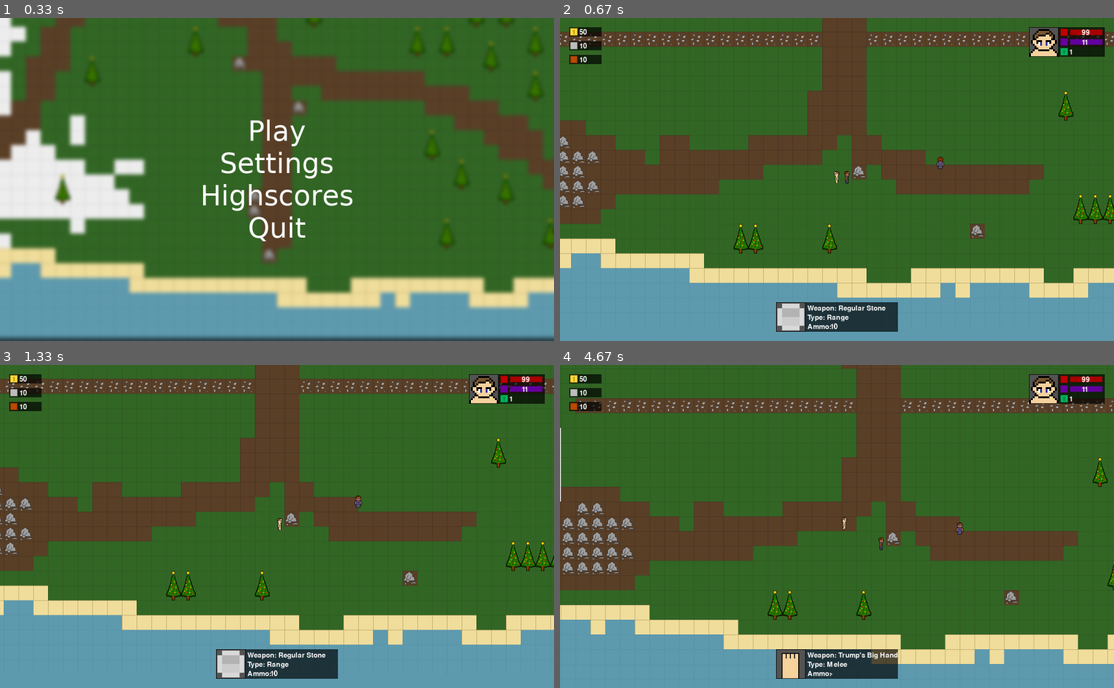
Above: before the commit, frames 1-4 (two rows, left to right).
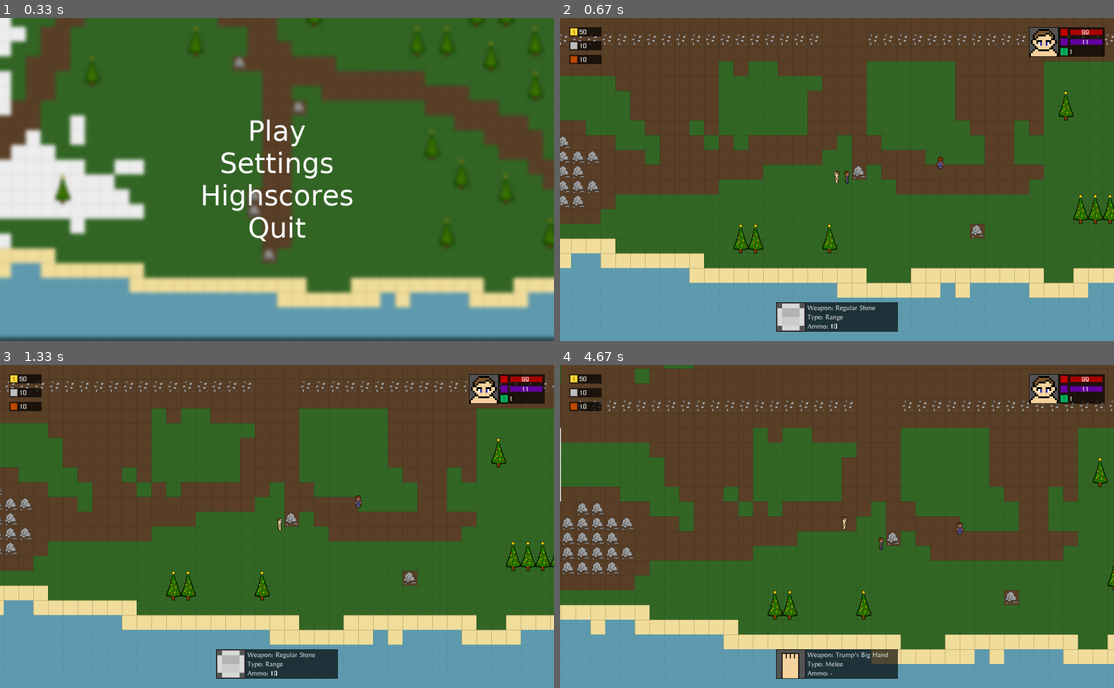
Above: after the commit, the same moments.

Repository: justvulpes/pygame
Game: pygame game, started from Main.py
Same seed, same stepped clock (60 frames per second), same inputs: the game is played once before the commit and once after it.
Inputs (mouse positions are in pixels of both pictures, inside the frame that each line leads up to):
- Up to frame 1 (0.33 s): no input
- Up to frame 2 (0.67 s): click "Play" at 0.38 s
- Up to frame 3 (1.33 s): click (144, 529) at 0.72 s; hold D from 1 s (still down); move the mouse to (332, 597) at 1.03 s
- Up to frame 4 (4.67 s): release D at 1.47 s; right-click (1041, 639) at 1.55 s; hold W 1.83-2.13 s; click (903, 555) at 1.92 s; hold D 2.17-2.63 s; click (848, 416) at 2.25 s; hold A 2.67-3.2 s; click (637, 516) at 2.75 s; hold S 3.23-3.53 s; click (837, 565) at 3.32 s; hold A 3.57-3.97 s; click (1047, 646) at 3.65 s; hold W 4-4.37 s; click (759, 458) at 4.08 s; hold D from 4.4 s (still down); click (981, 497) at 4.48 s

Frame 1 is identical in both runs. In frame 2, 16% of the frame differs, in the area x 0-100%, y 0-97%; in frame 3, 16%; in frame 4, 21%.

Commit message:
fonts fixed

Diff:
--- a/World.py
+++ b/World.py
@@ -147,4 +147,7 @@
         World.tiles_hash[y][x] = tiles.Tile.Tile(game_graphics.Sprite.snow, slow=True)
         return
 
+    if color == 0:
+        World.tiles_hash[y][x] = tiles.Tile.Tile(game_graphics.Sprite.marking_table, slow=True)
+
     World.tiles_hash[y][x] = tiles.Tile.Tile(game_graphics.Sprite.grass)
--- a/game_graphics/Sprite.py
+++ b/game_graphics/Sprite.py
@@ -21,6 +21,8 @@
 snow = Sprite(32, 32, "game_graphics\\res\\tiles\\snow.png")
 
 dirt_for_building = Sprite(32, 32, "game_graphics\\res\\tiles\\dirt_for_building.png")
+
+marking_table = Sprite(32, 32, "game_graphics\\res\\tiles\\mark_table.png")
 ###
 
 # Projectiles
--- a/game_graphics/UI/Player_Info_Bar.py
+++ b/game_graphics/UI/Player_Info_Bar.py
@@ -1,12 +1,11 @@
 import pygame
-import game_graphics.UI.UI
 import Main
 import game_graphics.Sprite
 
 
 class PlayerInfoBar:
     def __init__(self):
-        self.font = pygame.font.SysFont(game_graphics.UI.UI.UI.user_interface_font, game_graphics.UI.UI.UI.user_interface_font_size)
+        self.font = pygame.font.Font("game_graphics\\font.ttf", 22)
 
         self.background = pygame.Surface((100, 64), pygame.SRCALPHA)
         self.background.fill((0, 0, 0, 170))
--- a/game_graphics/UI/Resource_Bar.py
+++ b/game_graphics/UI/Resource_Bar.py
@@ -1,12 +1,11 @@
 import pygame
 import game_graphics.Sprite
 import Main
-import game_graphics.UI.UI
 
 
 class ResourceBar:
     def __init__(self):
-        self.font = pygame.font.SysFont(game_graphics.UI.UI.UI.user_interface_font, game_graphics.UI.UI.UI.user_interface_font_size)
+        self.font = pygame.font.Font("game_graphics\\font.ttf", 22)
         self.background = pygame.Surface((70, 20), pygame.SRCALPHA)
         self.background.fill((0, 0, 0, 170))
 
--- a/game_graphics/UI/UI.py
+++ b/game_graphics/UI/UI.py
@@ -6,9 +6,6 @@
 
 
 class UI:
-
-    user_interface_font = "IrisUPC"
-    user_interface_font_size = 22
 
     def __init__(self):
         self.state = "Game_state"
--- a/game_graphics/UI/Weapon_Info.py
+++ b/game_graphics/UI/Weapon_Info.py
@@ -1,12 +1,11 @@
 import Main
 import pygame
-import game_graphics.UI.UI
 import game_graphics.Sprite
 
 
 class WeaponInfo:
     def __init__(self):
-        self.font = pygame.font.SysFont(game_graphics.UI.UI.UI.user_interface_font, game_graphics.UI.UI.UI.user_interface_font_size)
+        self.font = pygame.font.Font("game_graphics\\font.ttf", 22)
 
         self.background = pygame.Surface((200, 64), pygame.SRCALPHA)
         self.background.fill((0, 0, 0, 170))
--- a/objects/building/Building.py
+++ b/objects/building/Building.py
@@ -13,9 +13,6 @@
     def build(self):
         self.constructed = True
 
-    def level_up(self):
-        pass
-
     def render(self, display):
         pass
 
--- /dev/null
+++ b/objects/building/Tower.py
@@ -0,0 +1,96 @@
+import objects.building.Building
+import pygame
+import World
+import Main
+import game_graphics.Sprite
+import KeyListener
+
+upgrade_cost = {0: {"coins": 95, "stone": 95, "wood": 95}, 1: {"coins": 90, "stone": 90, "wood": 90}, 2: {"coins": 60, "stone": 60, "wood": 60}, 3: {"coins": 50, "stone": 40, "wood": 80}}
+background = pygame.Surface((64, 96), pygame.SRCALPHA)
+background.fill((0, 0, 0, 170))
+
+
+class Tower(objects.building.Building.Building):
+    def __init__(self, x, y):
+        super().__init__(x, y, max_hp=100)
+        self.font = pygame.font.Font("game_graphics\\font.ttf", 22)
+
+        self.font_color = (255, 255, 255)
+        self.font_not_enough_color = (200, 20, 20)
+
+        self.lvl = 0
+        self.max_hp = 10
+
+        self.coin_price_count = upgrade_cost[self.lvl]["coins"]
+        self.stone_price_count = upgrade_cost[self.lvl]["stone"]
+        self.wood_price_count = upgrade_cost[self.lvl]["wood"]
+
+        self.coin_enough = False
+        self.stone_enough = False
+        self.wood_enough = False
+
+        self.tower_text = self.font.render("Tower", 1, self.font_color)
+
+        self.coin_price_text = self.font.render(str(self.coin_price_count), 1, self.font_color if self.coin_enough else self.font_not_enough_color)
+        self.stone_price_text = self.font.render(str(self.stone_price_count), 1, self.font_color if self.stone_enough else self.font_not_enough_color)
+        self.wood_price_text = self.font.render(str(self.wood_price_count), 1, self.font_color if self.wood_enough else self.font_not_enough_color)
+
+    def destroy(self):
+        self.constructed = False
+
+    def build(self):
+        self.constructed = True
+
+    def render(self, display):
+        display.canvas.blit(background, ((self.x << 5) - World.World.camera_x - 16, (self.y << 5) - World.World.camera_y - 112))
+
+        display.canvas.blit(self.tower_text, ((self.x << 5) - World.World.camera_x + 1, (self.y << 5) - World.World.camera_y - 108))
+
+        ###
+        if self.coin_price_count != upgrade_cost[self.lvl]["coins"] or (self.wood_enough != (Main.gamestate.wood >= upgrade_cost[self.lvl]["wood"])):
+            self.coin_price_count = upgrade_cost[self.lvl]["coins"]
+            self.coin_enough = Main.gamestate.coins >= upgrade_cost[self.lvl]["coins"]
+            self.coin_price_text = self.font.render(str(self.coin_price_count), 1, self.font_color if self.coin_enough else self.font_not_enough_color)
+
+        if self.stone_price_count != upgrade_cost[self.lvl]["stone"] or (self.stone_enough != (Main.gamestate.stone >= upgrade_cost[self.lvl]["stone"])):
+            self.stone_price_count = upgrade_cost[self.lvl]["stone"]
+            self.stone_enough = Main.gamestate.stone >= upgrade_cost[self.lvl]["stone"]
+            self.stone_price_text = self.font.render(str(self.stone_price_count), 1, self.font_color if self.stone_enough else self.font_not_enough_color)
+
+        if self.wood_price_count != upgrade_cost[self.lvl]["wood"] or (self.wood_enough != (Main.gamestate.wood >= upgrade_cost[self.lvl]["wood"])):
+            self.wood_price_count = upgrade_cost[self.lvl]["wood"]
+            self.wood_enough = Main.gamestate.wood >= upgrade_cost[self.lvl]["wood"]
+            self.wood_price_text = self.font.render(str(self.wood_price_count), 1, self.font_color if self.wood_enough else self.font_not_enough_color)
+
+        display.canvas.blit(game_graphics.Sprite.coin_icon.pic, ((self.x << 5) - World.World.camera_x - 14, (self.y << 5) - World.World.camera_y - 90))
+
+        display.canvas.blit(game_graphics.Sprite.stone_icon.pic, ((self.x << 5) - World.World.camera_x + 8, (self.y << 5) - World.World.camera_y - 90))
+
+        display.canvas.blit(game_graphics.Sprite.tree_icon.pic, ((self.x << 5) - World.World.camera_x + 30, (self.y << 5) - World.World.camera_y - 90))
+
+        ###
+        display.canvas.blit(self.coin_price_text, ((self.x << 5) - World.World.camera_x - self.coin_price_text.get_width() / 2 - 6, (self.y << 5) - World.World.camera_y - 70))
+
+        display.canvas.blit(self.stone_price_text, ((self.x << 5) - World.World.camera_x - self.stone_price_text.get_width() / 2 + 16, (self.y << 5) - World.World.camera_y - 70))
+
+        display.canvas.blit(self.wood_price_text, ((self.x << 5) - World.World.camera_x - self.wood_price_text.get_width() / 2 + 38, (self.y << 5) - World.World.camera_y - 70))
+
+        if ((self.y - 1) << 5) - 16 < World.World.camera_y + KeyListener.mouseY < (self.y << 5) - 16:
+            if (self.x << 5) - 16 < World.World.camera_x + KeyListener.mouseX < ((self.x + 1) << 5) + 16:
+                if KeyListener.mouse_left_button_current:
+                    if self.constructed:
+                        display.canvas.blit(game_graphics.Sprite.upgrade_button_pressed.pic, ((self.x << 5) - World.World.camera_x - 15, (self.y << 5) - World.World.camera_y - 47))
+                    else:
+                        display.canvas.blit(game_graphics.Sprite.build_button_pressed.pic, ((self.x << 5) - World.World.camera_x - 15, (self.y << 5) - World.World.camera_y - 47))
+                    return
+
+        if self.constructed:
+            display.canvas.blit(game_graphics.Sprite.upgrade_button.pic, ((self.x << 5) - World.World.camera_x - 15, (self.y << 5) - World.World.camera_y - 47))
+        else:
+            display.canvas.blit(game_graphics.Sprite.build_button.pic, ((self.x << 5) - World.World.camera_x - 15, (self.y << 5) - World.World.camera_y - 47))
+
+    def still_active(self):
+        pass
+
+    def update(self):
+        pass
--- a/objects/building/Wall.py
+++ b/objects/building/Wall.py
@@ -107,12 +107,6 @@
         else:
             return False
 
-    def level_up(self):
-        if self.constructed:
-            self.lvl += 1
-            self.max_hp += 5
-            self.hp += 5
-
     def render(self, display):
         display.canvas.blit(background, ((self.x << 5) - World.World.camera_x - 16, (self.y << 5) - World.World.camera_y - 112))
 
@@ -134,7 +128,6 @@
             self.wood_enough = Main.gamestate.wood >= upgrade_cost[self.lvl]["wood"]
             self.wood_price_text = self.font.render(str(self.wood_price_count), 1, self.font_color if self.wood_enough else self.font_not_enough_color)
 
-
         display.canvas.blit(game_graphics.Sprite.coin_icon.pic, ((self.x << 5) - World.World.camera_x - 14, (self.y << 5) - World.World.camera_y - 90))
 
         display.canvas.blit(game_graphics.Sprite.stone_icon.pic, ((self.x << 5) - World.World.camera_x + 8, (self.y << 5) - World.World.camera_y - 90))
@@ -148,7 +141,7 @@
 
         display.canvas.blit(self.wood_price_text, ((self.x << 5) - World.World.camera_x - self.wood_price_text.get_width() / 2 + 38, (self.y << 5) - World.World.camera_y - 70))
 
-        if ((self.y - 1) << 5) - 16 < World.World.camera_y + KeyListener.mouseY < ((self.y) << 5) - 16:
+        if ((self.y - 1) << 5) - 16 < World.World.camera_y + KeyListener.mouseY < (self.y << 5) - 16:
             if (self.x << 5) - 16 < World.World.camera_x + KeyListener.mouseX < ((self.x + 1) << 5) + 16:
                 if KeyListener.mouse_left_button_current:
                     if self.constructed:
Binary file added: game_graphics/font.ttf
Binary file changed: game_graphics/res/map/map.png
Binary file added: game_graphics/res/tiles/mark_table.png
